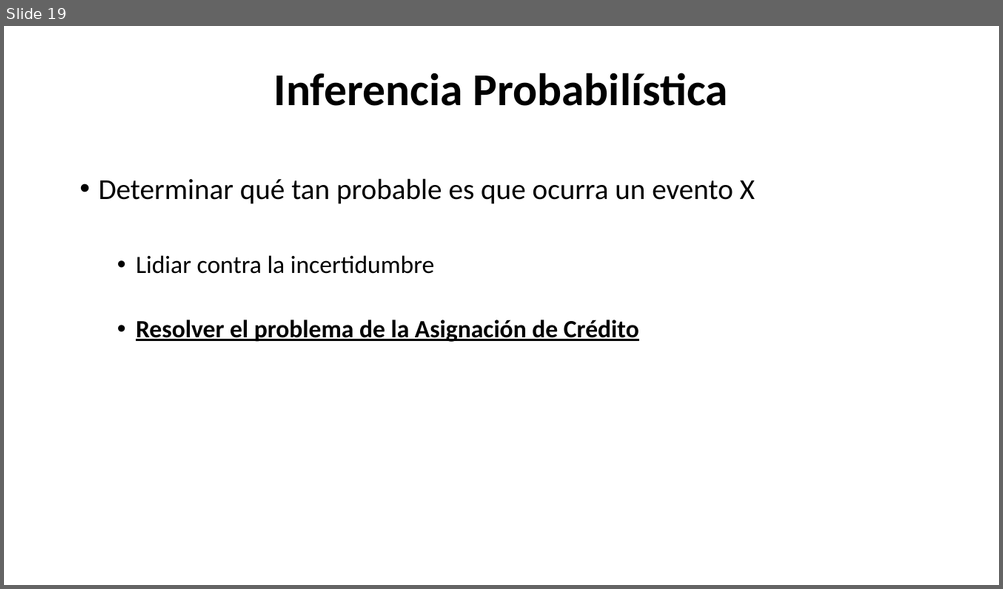
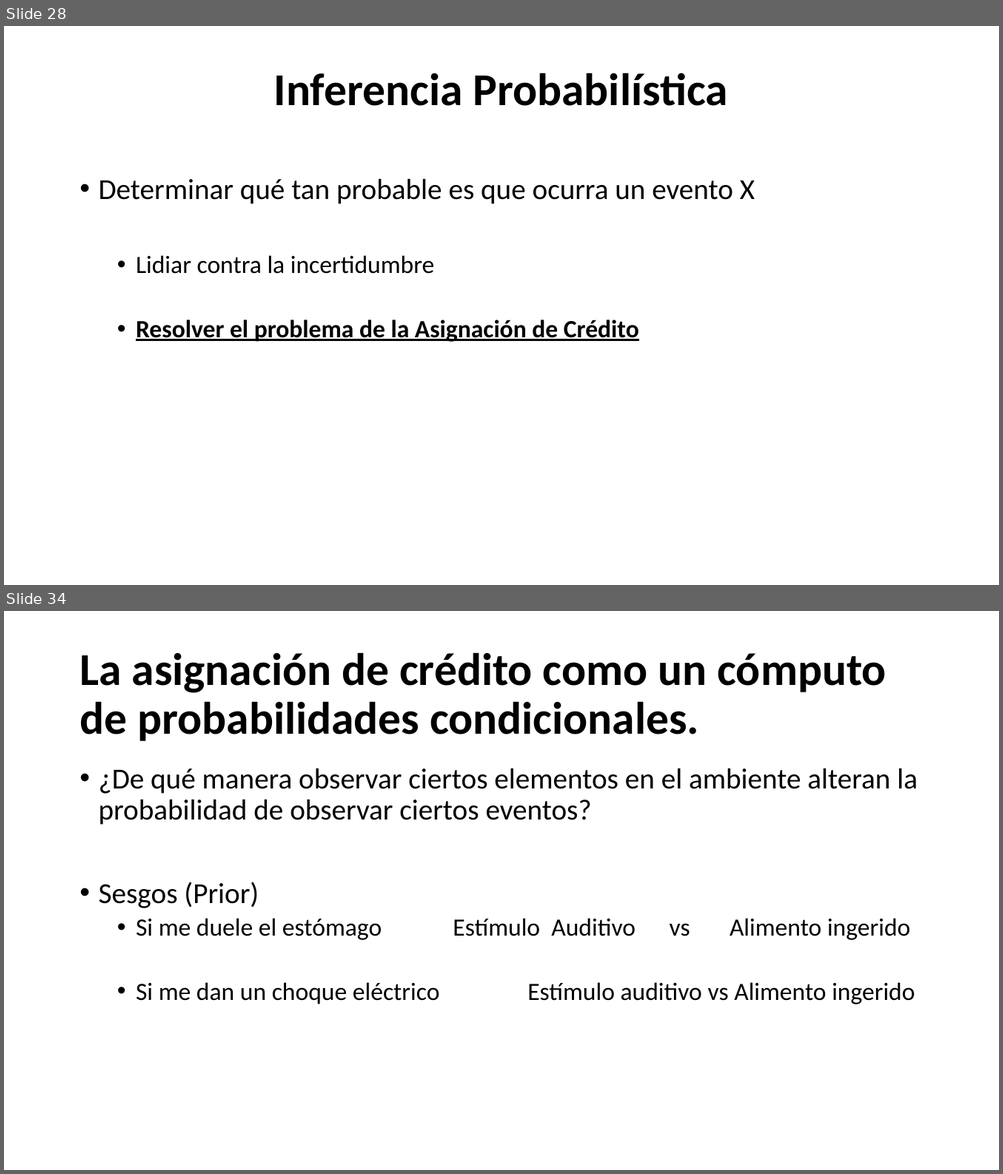
Before and after one commit to Adrifelcha/Adrifelcha, a slide deck: Tesis/Presentaciones/ACA2017_InferenciaProbabilisticaBayesiana.pptx. Shown one above the other, each under a label of ours: slide 19 before the commit, slides 28 and 34 after it; the slides between them are not shown. The pictures are 1003x589 and 1003x1174 pixels, drawn with LibreOffice and Linux fonts; fonts in the diff are those of the drawing. Boxes give left, top, right and bottom in pixels: in the first picture for what was removed or moved away, otherwise in the second. Text is boxed around its words. In the diff, an @@ line names an element or a change of style, - is before the commit and + after.

```diff
--- a/Tesis/Presentaciones/ACA2017_InferenciaProbabilisticaBayesiana.pptx
+++ b/Tesis/Presentaciones/ACA2017_InferenciaProbabilisticaBayesiana.pptx
@@ slide 34 added at bbox=[4, 611, 999, 1170], background #FFFFFF @@
@@ title added at bbox=[79, 652, 886, 741], 44 pt, text #000000, bold @@
+La asignación de crédito como un cómputo de probabilidades condicionales.
@@ text added at bbox=[99, 768, 917, 1005], 24 pt, text #000000 @@
+• ¿De qué manera observar ciertos elementos en el ambiente alteran la probabilidad de observar ciertos eventos?
+• Sesgos (Prior)
+  • Si me duele el estómago Estímulo Auditivo vs Alimento ingerido
+  • Si me dan un choque eléctrico Estímulo auditivo vs Alimento ingerido
@@ what was slide 19 is now slide 28 @@
```
Also in this commit, not shown: 4 slides changed, 15 other slides added, 1 slide removed, 3 other files.
